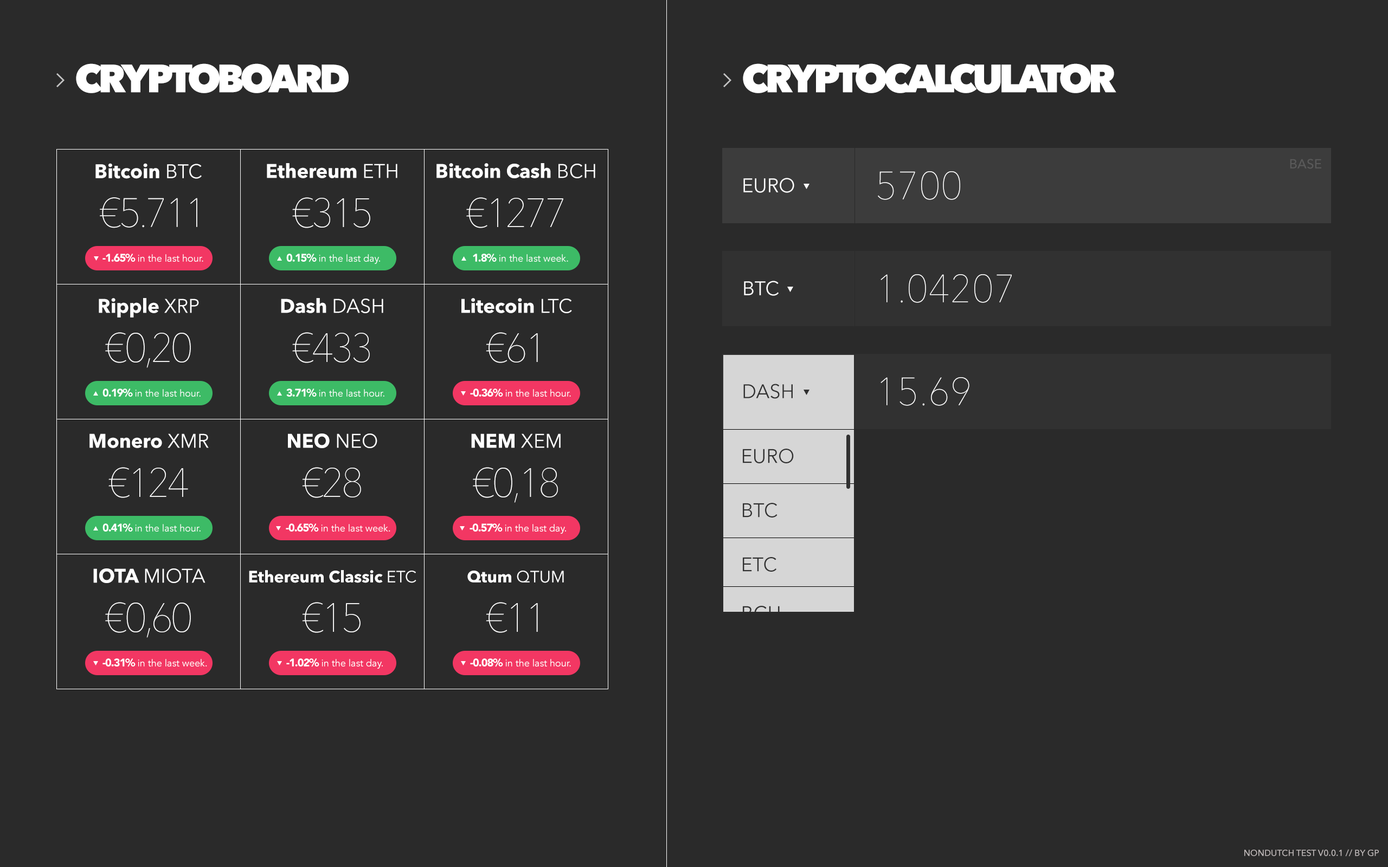
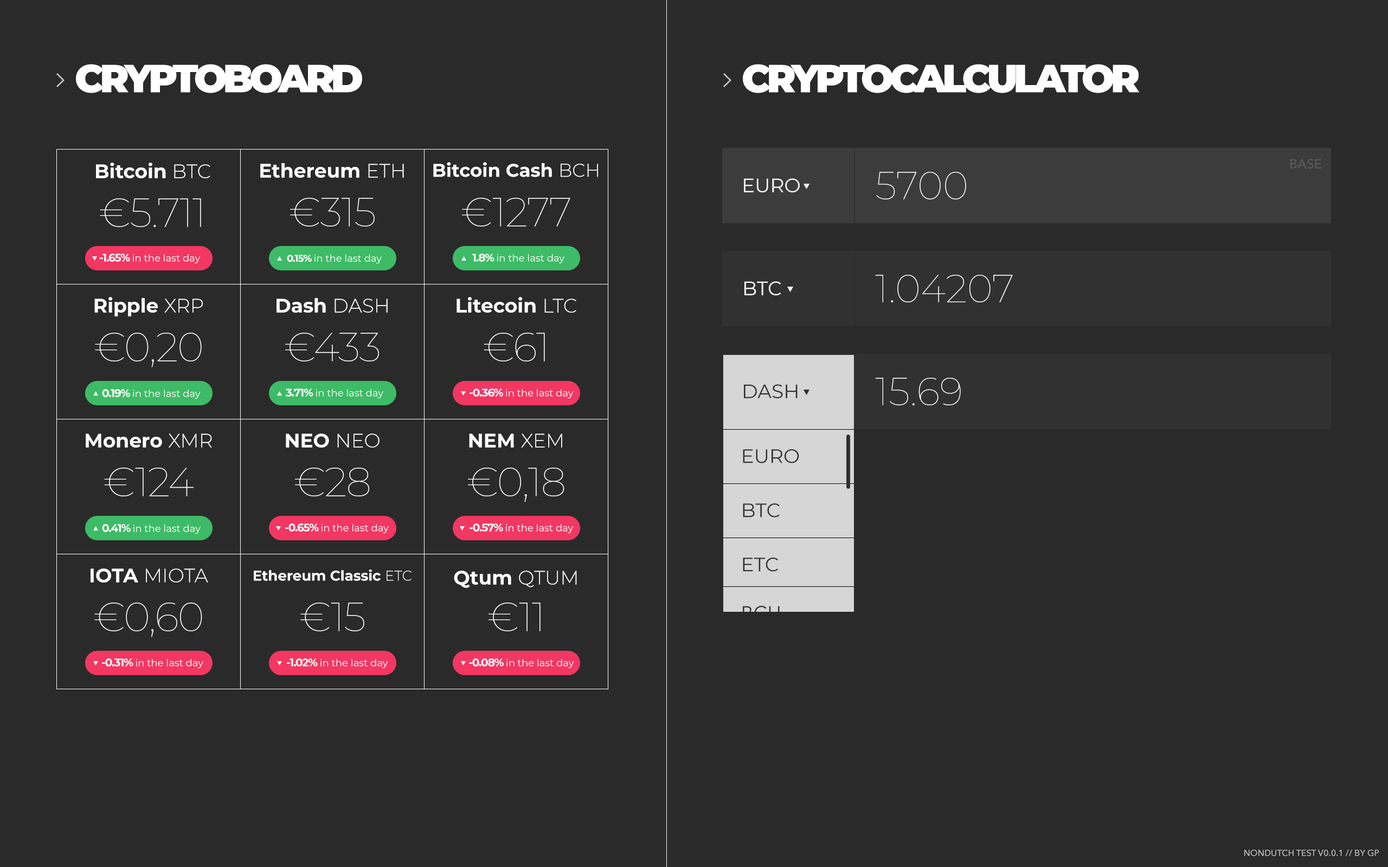
Revision of a layered 1388x867 image; what changed, layer by layer:
painted on "CRYPTOBOARD" over left=75, top=63, right=363, bottom=94
painted on "€5.711" over left=99, top=197, right=202, bottom=229
painted on "Bitcoin BTC" over left=95, top=162, right=211, bottom=179
painted on "€315" over left=289, top=197, right=375, bottom=229
painted on "Ethereum ETH" over left=260, top=163, right=404, bottom=179
painted on "€1277" over left=461, top=197, right=571, bottom=229
painted on "Bitcoin Cash BCH" over left=433, top=162, right=598, bottom=179
painted on "€0,20" over left=94, top=332, right=202, bottom=369
painted on "Ripple XRP" over left=94, top=297, right=203, bottom=318
painted on "€433" over left=285, top=332, right=379, bottom=364
painted on "€61" over left=483, top=332, right=545, bottom=364
painted on "Litecoin LTC" over left=456, top=297, right=577, bottom=314
painted on "€124" over left=104, top=467, right=194, bottom=499
painted on "Monero XMR" over left=85, top=433, right=212, bottom=449
painted on "€28" over left=294, top=467, right=370, bottom=499
painted on "€0,18" over left=467, top=467, right=565, bottom=504
painted on "€0,60" over left=94, top=602, right=203, bottom=638
painted on "€15" over left=300, top=602, right=365, bottom=634
painted on "Ethereum Classic ETC" over left=248, top=569, right=417, bottom=584
painted on "Qtum QTUM" over left=453, top=570, right=577, bottom=589
painted on "5700" over left=875, top=171, right=966, bottom=201
painted on "1.04207" over left=874, top=274, right=1013, bottom=303
painted on "15.69" over left=874, top=377, right=970, bottom=406
painted on "CRYPTOCALCULATOR" over left=742, top=63, right=1140, bottom=94
…and 24 more changes (1 moved_by, 23 painted, 12 renamed)
